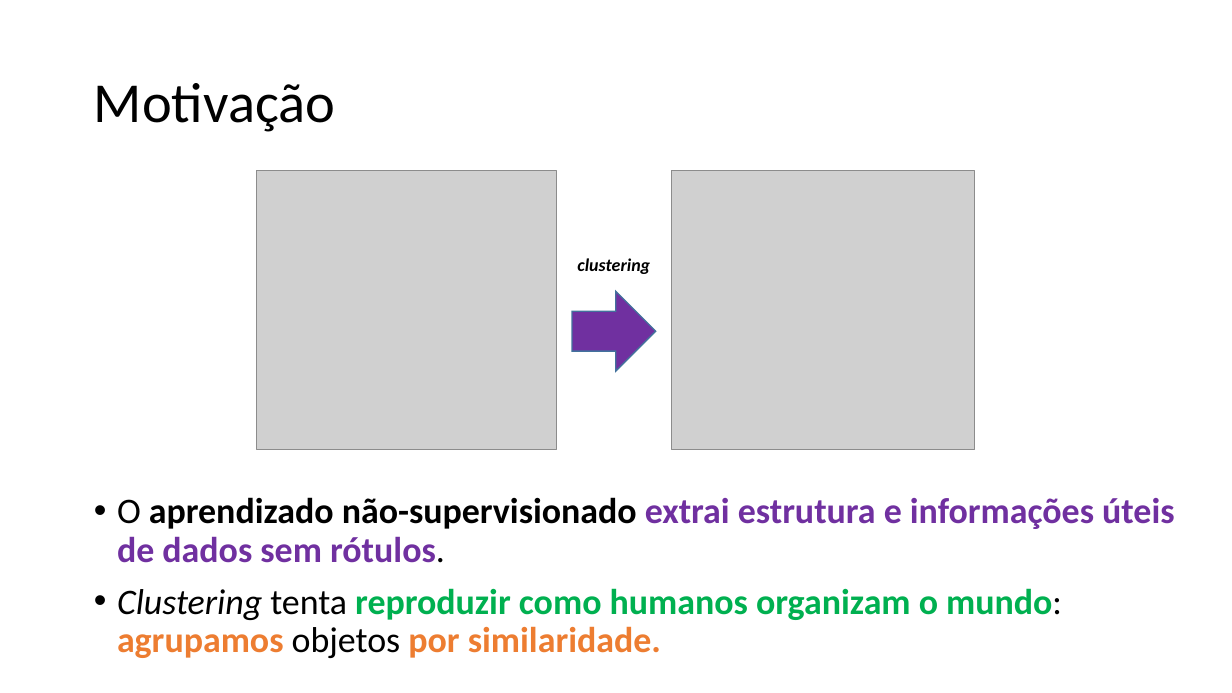
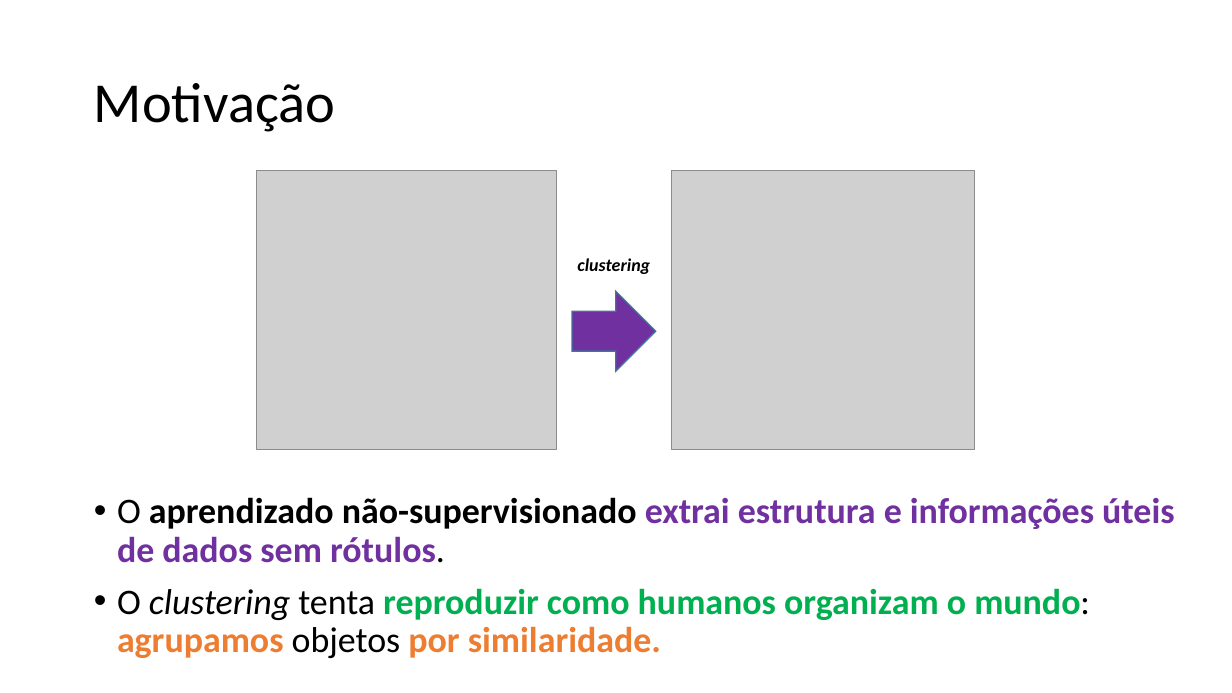
Before and after one commit to zz4fap/c24_inteligencia_artificial, a slide deck: slide 5 of slides/C24_kMeans.pptx. Drawn at 1232x693 pixels with LibreOffice and Linux fonts; fonts in the diff are those of the drawing; grey boxes stand for pictures. Boxes give left, top, right and bottom in pixels: in the first picture for what was removed or moved away, otherwise in the second. Text is boxed around its words. In the diff, an @@ line names an element or a change of style, - is before the commit and + after.

```diff
--- a/slides/C24_kMeans.pptx
+++ b/slides/C24_kMeans.pptx
@@ text at (x1=117, y1=588, x2=1090, y2=658): text changed @@
-• Clustering tenta reproduzir como humanos organizam o mundo: agrupamos objetos por similaridade.
+• O clustering tenta reproduzir como humanos organizam o mundo: agrupamos objetos por similaridade.
```
Also in this commit, not shown: 5 other slides changed, 1 other file.
